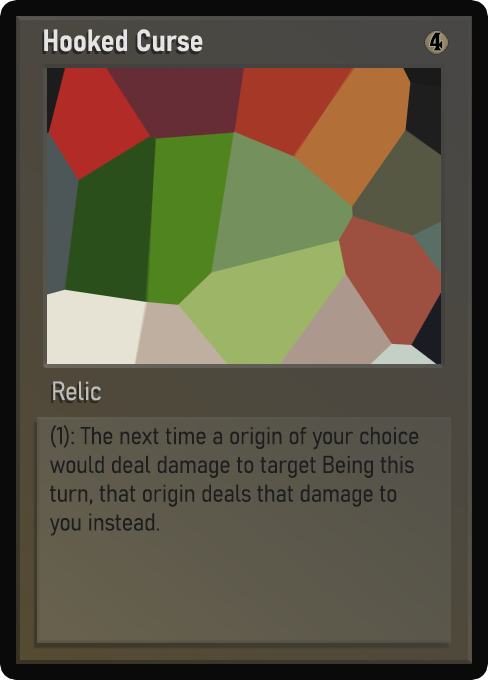
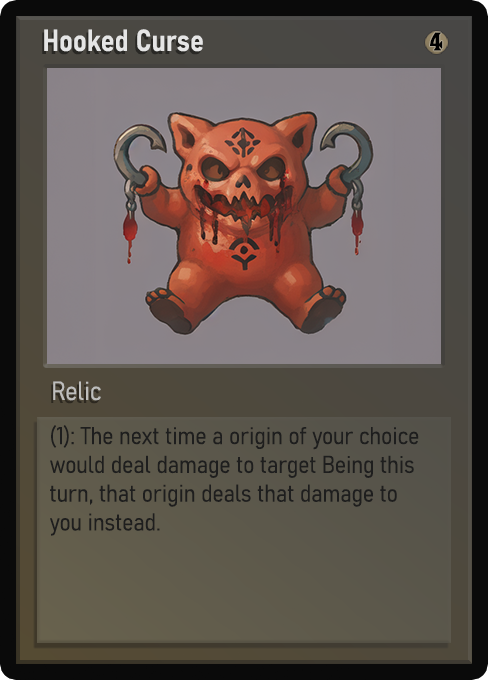
Layered file, before and after one edit (488px x 680px). Changes by layer:
painted on "Name" over [61, 29, 203, 52]
painted on "Class" over [59, 383, 101, 401]
painted on "Desc_norm" over [51, 431, 418, 536]
painted on "Artwork" over [47, 68, 441, 364]
